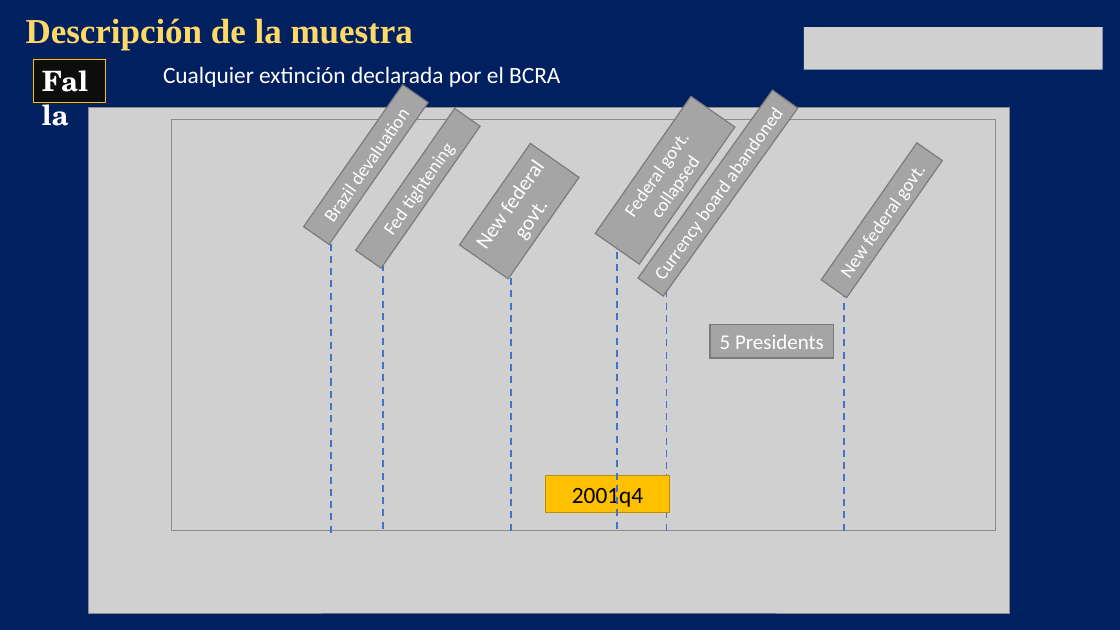
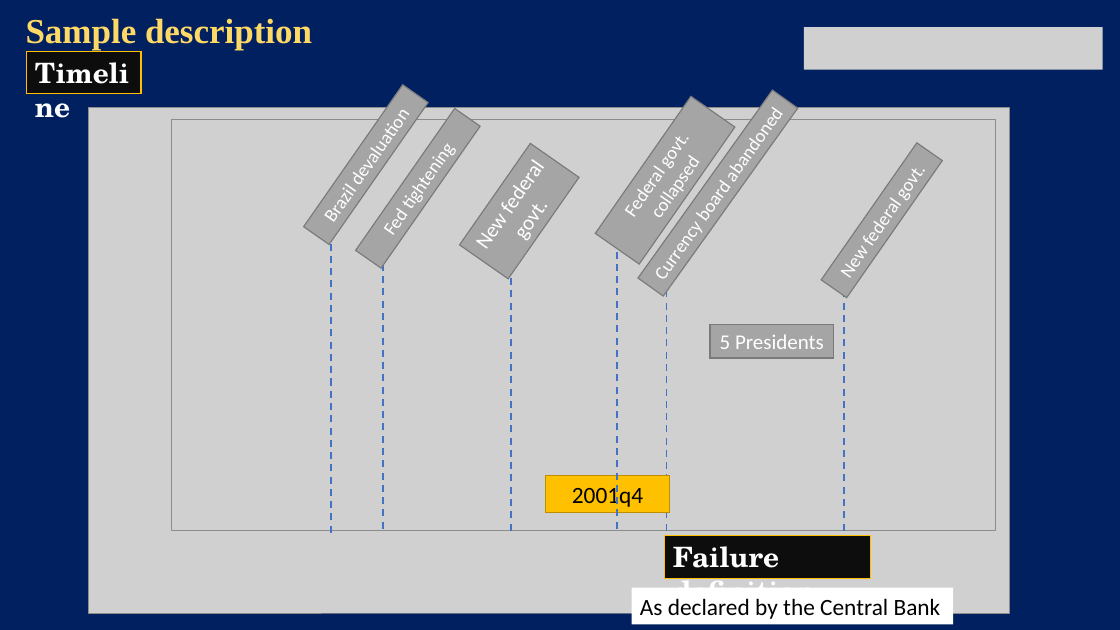
Before and after one commit to ecarlevaro/bankFailure, a slide deck: slide 17 of presentations/PhD Conference 34/UQ phd conference BAFA presentation .pptx (slide 12 before the commit). Drawn at 1120x630 pixels with LibreOffice and Linux fonts; fonts in the diff are those of the drawing; grey boxes stand for pictures. Boxes give left, top, right and bottom in pixels: in the first picture for what was removed or moved away, otherwise in the second. Text is boxed around its words. In the diff, an @@ line names an element or a change of style, - is before the commit and + after.

```diff
--- a/presentations/PhD Conference 34/UQ phd conference BAFA presentation .pptx
+++ b/presentations/PhD Conference 34/UQ phd conference BAFA presentation .pptx
@@ text at [26,18,312,50]: text changed @@
-Descripción de la muestra
+Sample description
@@ rectangle added at [27,51,141,93], fill #0D0D0D, outline #FFC000 1 pt, 24 pt, text #FFFFFF, bold @@
+Timeline
@@ rectangle removed at [34,60,105,102] @@
-Falla
@@ text removed at [163,66,560,89] @@
-Cualquier extinción declarada por el BCRA
@@ rectangle added at [665,536,870,578], fill #0D0D0D, outline #FFC000 1 pt, 24 pt, text #FFFFFF, bold @@
+Failure definition
@@ rectangle added at [632,588,954,625], fill #FFFFFF, 20 pt, text #000000 @@
+As declared by the Central Bank
```
Also in this commit, not shown: 10 other slides changed, 4 slides added, 6 slides removed, 10 other files.
